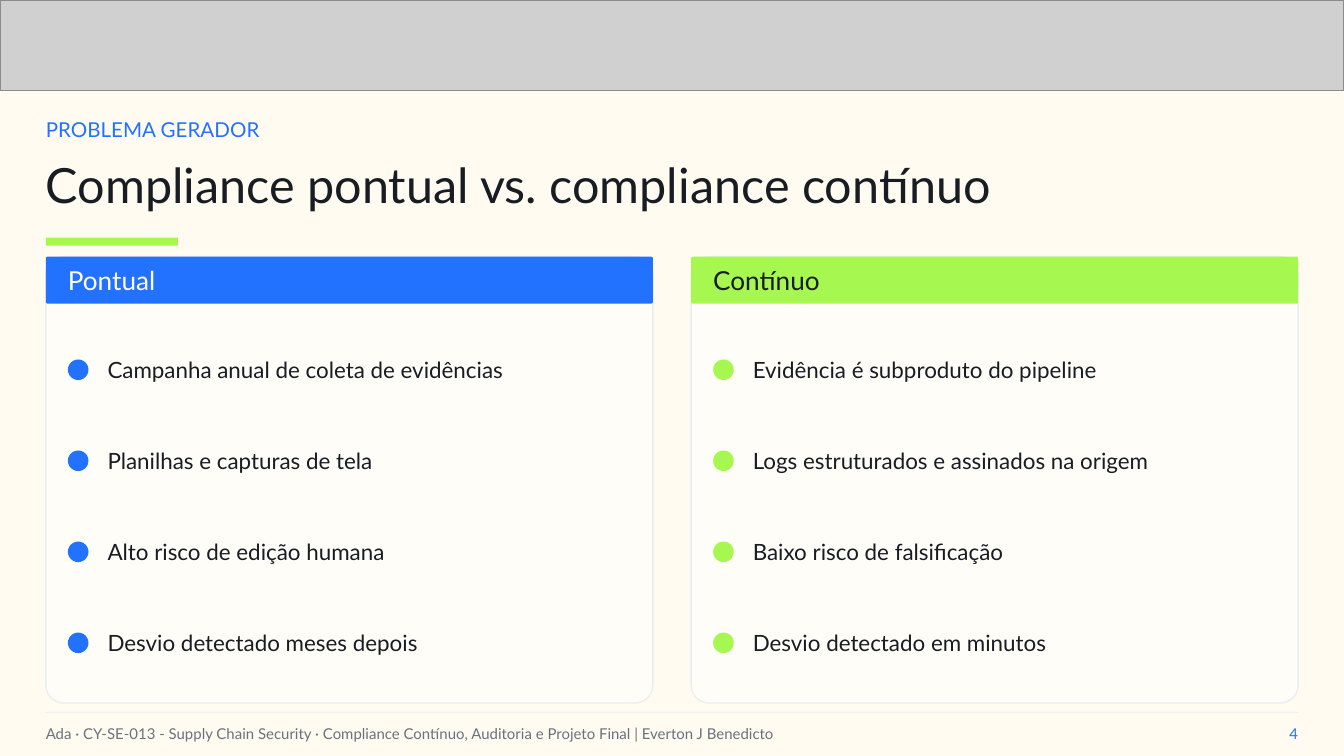
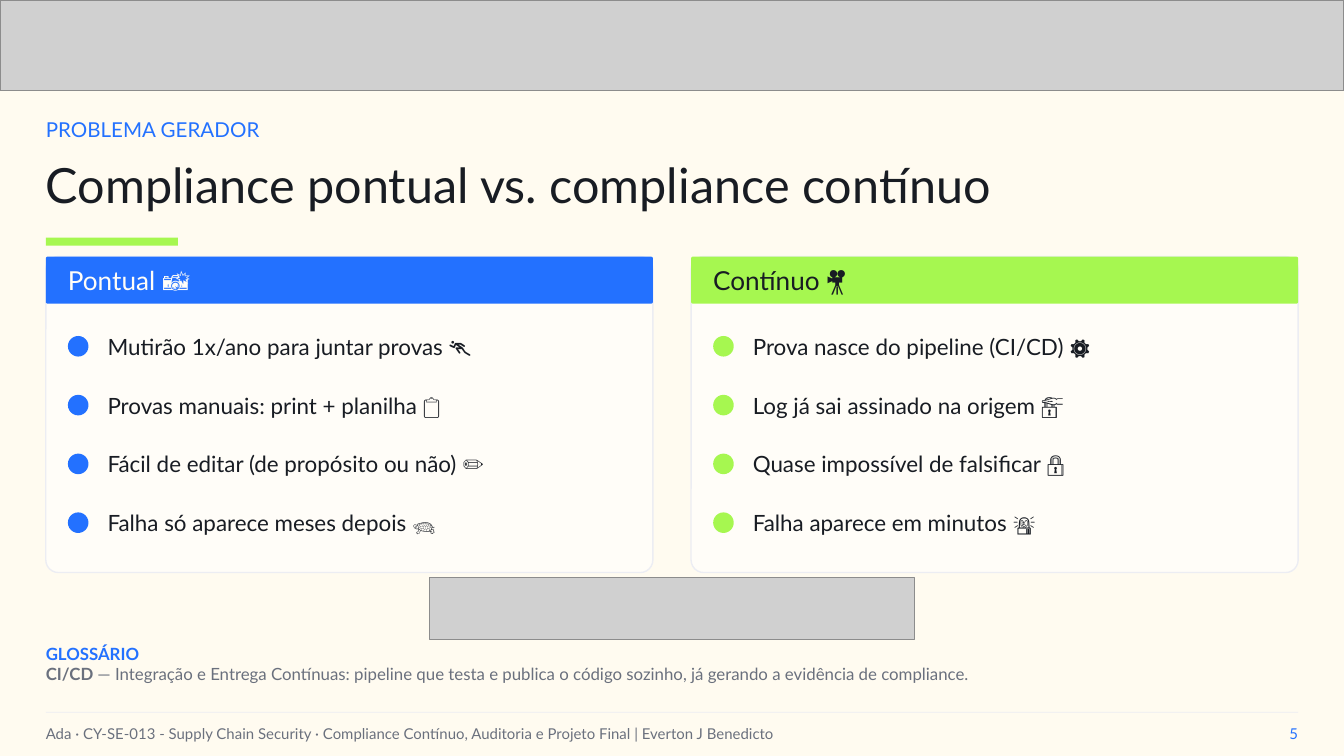
Before and after one commit to everton-dev/AdaTech.Aulas, a slide deck: slide 5 of CY-SE-013 - Supply Chain Security/slides/Aula_08_Compliance_Continuo_Auditoria_e_Projeto_Final.pptx (slide 4 before the commit). Drawn at 1344x756 pixels with LibreOffice and Linux fonts; fonts in the diff are those of the drawing; grey boxes stand for pictures. Boxes give left, top, right and bottom in pixels: in the first picture for what was removed or moved away, otherwise in the second. Text is boxed around its words. In the diff, an @@ line names an element or a change of style, - is before the commit and + after.

```diff
--- a/CY-SE-013 - Supply Chain Security/slides/Aula_08_Compliance_Continuo_Auditoria_e_Projeto_Final.pptx
+++ b/CY-SE-013 - Supply Chain Security/slides/Aula_08_Compliance_Continuo_Auditoria_e_Projeto_Final.pptx
@@ rounded rectangle: place and size @@
-rounded rectangle at [46,257,653,703]
+rounded rectangle at [46,257,653,573]
@@ rounded rectangle: place and size @@
-rounded rectangle at [691,257,1298,703]
+rounded rectangle at [691,257,1298,573]
@@ ellipse: place and size @@
-ellipse at [67,359,87,379]
+ellipse at [67,336,87,356]
@@ text at [108,338,443,359]: text changed @@
-Campanha anual de coleta de evidências
+Mutirão 1x/ano para juntar provas 🏃
@@ ellipse: place and size @@
-ellipse at [714,359,734,379]
+ellipse at [714,336,734,356]
@@ text at [753,338,1063,359]: text changed @@
-Evidência é subproduto do pipeline
+Prova nasce do pipeline (CI/CD) ⚙
@@ ellipse: place and size @@
-ellipse at [67,450,87,470]
+ellipse at [67,395,87,415]
@@ text at [108,397,417,418]: text changed @@
-Planilhas e capturas de tela
+Provas manuais: print + planilha 📋
@@ ellipse: place and size @@
-ellipse at [714,450,734,470]
+ellipse at [714,395,734,415]
@@ text at [753,397,1035,418]: text changed @@
-Logs estruturados e assinados na origem
+Log já sai assinado na origem 🔏
@@ ellipse: place and size @@
-ellipse at [67,542,87,562]
+ellipse at [67,454,87,474]
@@ text at [108,455,457,476]: text changed @@
-Alto risco de edição humana
+Fácil de editar (de propósito ou não) ✏
@@ ellipse: place and size @@
-ellipse at [714,542,734,562]
+ellipse at [714,454,734,474]
@@ text at [753,455,1041,476]: text changed @@
-Baixo risco de falsificação
+Quase impossível de falsificar 🔒
@@ ellipse: place and size @@
-ellipse at [67,633,87,653]
+ellipse at [67,512,87,532]
@@ text at [108,514,407,535]: text changed @@
-Desvio detectado meses depois
+Falha só aparece meses depois 🐢
@@ ellipse: place and size @@
-ellipse at [714,633,734,653]
+ellipse at [714,512,734,532]
@@ text at [753,514,1007,535]: text changed @@
-Desvio detectado em minutos
+Falha aparece em minutos 🚨
@@ picture added at [430,578,915,640] @@
@@ text added at [46,645,139,660], 9 pt, text #2371FF, bold @@
+GLOSSÁRIO
@@ text added at [46,667,968,683], 9 pt, text #6A707D @@
+CI/CD — Integração e Entrega Contínuas: pipeline que testa e publica o código sozinho, já gerando a evidência de compliance.
@@ text at [1289,728,1298,739]: text changed @@
-4
+5
```
Also in this commit, not shown: 9 other slides changed, 1 slide added, 1 slide removed, 4 other files.
